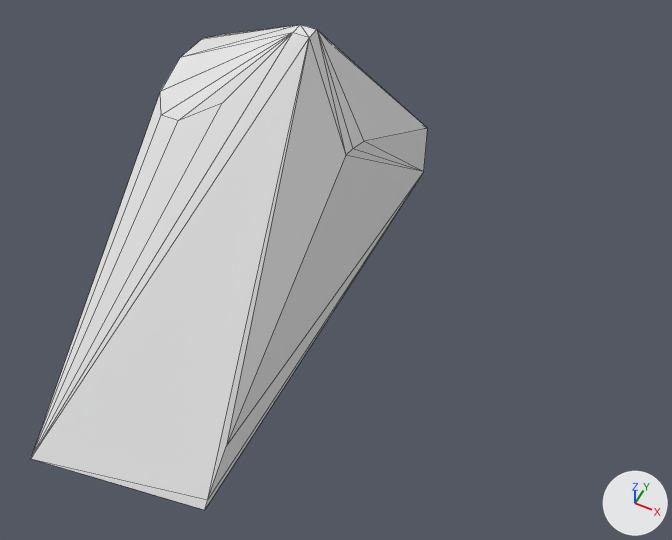
The OBJ model terrain/mesh/cake/part_8.obj, before and after one commit.
Camera for both pictures: a 50 mm camera at (0.594, -0.833, 1.14) aimed at (0.368, -0.382, 0.576). The axes (+X, +Y, +Z) are drawn at lower right. The lights are the same throughout. Mesh edges are drawn as thin lines. Where no turn or scale is listed for an object, it has been applied to the vertices.

The older version as bpy lines, for what is in view:
```python
me_part_8 = bpy.data.meshes.new('part_8')
me_part_8.from_pydata(...)  # 27 vertices, 50 faces; spans x 0.187..0.341, y -0.589..-0.116, z 0.456..0.726
ob_part_8 = bpy.data.objects.new('part_8', me_part_8)
ob_part_8.location = (0.0, 0.0, 0.0)
```
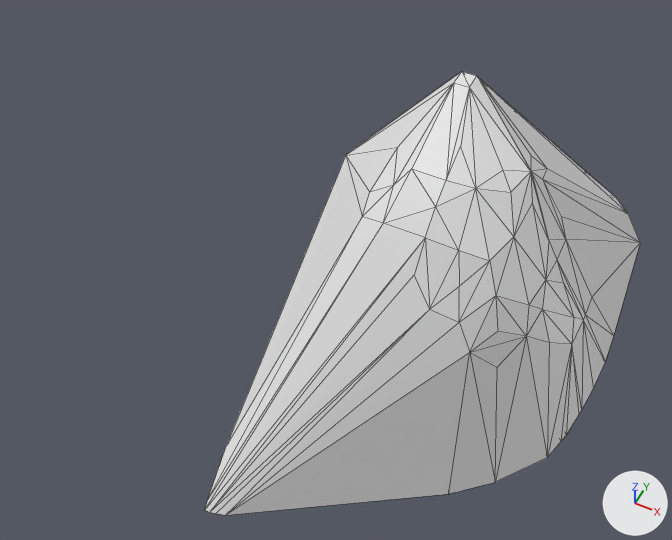
What changed in the scene script:
```text
Change me_part_8:
    used by ob_part_8; location = (0.0, 0.0, 0.0)
    remove me_part_8.from_pydata(...)  # 27 vertices, 50 faces; spans x 0.187..0.341, y -0.589..-0.116, z 0.456..0.726
    add me_part_8.from_pydata(...)  # 79 vertices, 154 faces; spans x 0.341..0.587, y -0.563..-0.116, z 0.456..0.727
    me_part_8 part 1
    19 vertices are removed from x 0.187..0.304, y -0.589..-0.116, z 0.456..0.726
    50 faces are deleted
    71 vertices are added at x 0.346..0.587, y -0.563..-0.116, z 0.456..0.727
    154 new faces join them
```

Where the change shows, as pixel boxes (x1, y1, x2, y2) in the pictures (672 x 540 px):
'part_8', reshaped (10% wider, 9% shorter)
    before: (31, 25, 428, 510)
    after: (205, 72, 640, 515)
